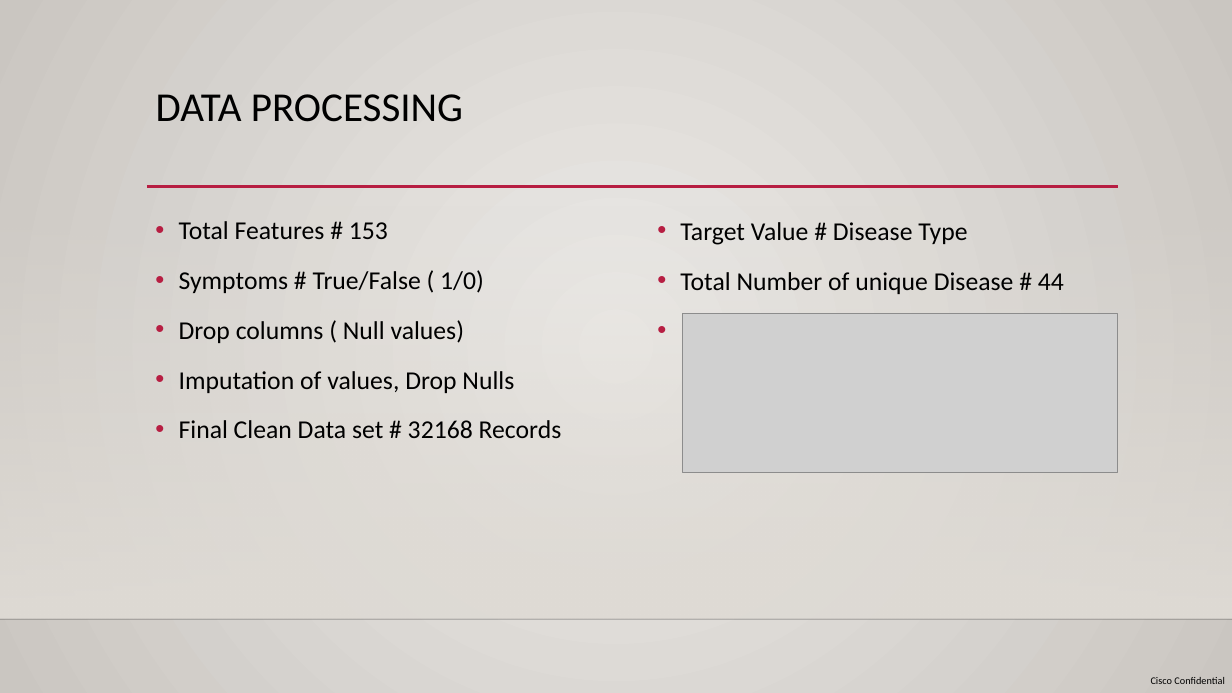
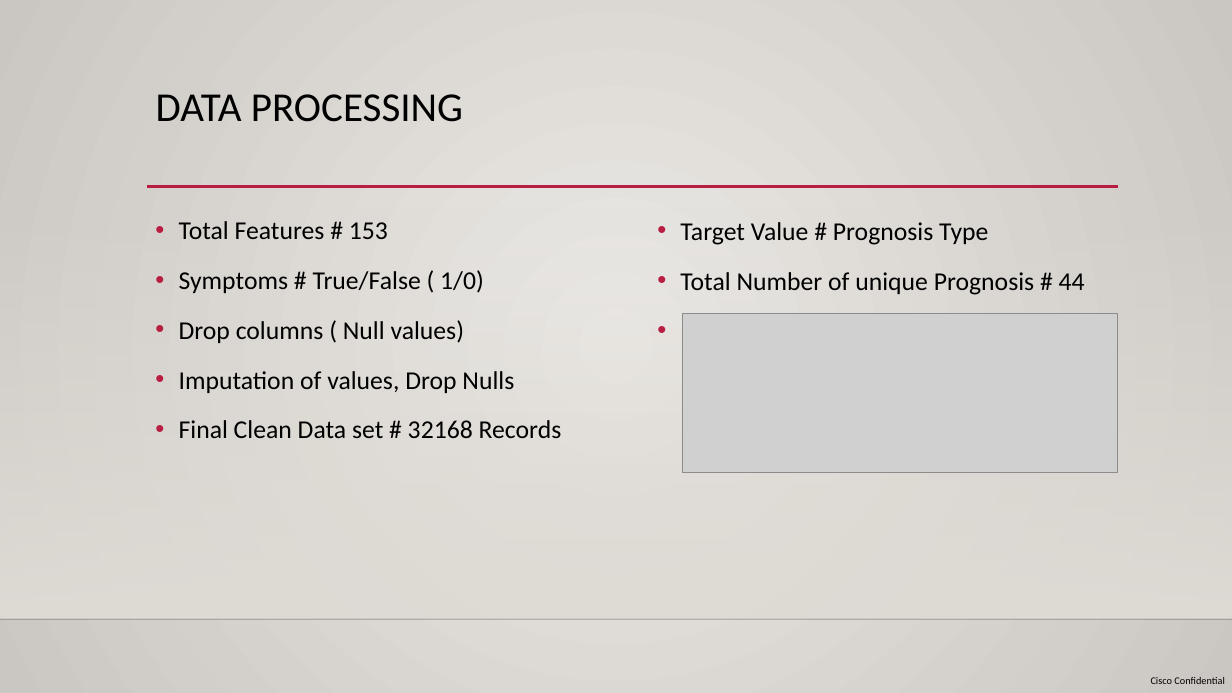
Before and after one commit to RAJESHVELAMALA/project2, a slide deck: slide 5 of Team 5 - Project 2 - Presentation.pptx. Drawn at 1232x693 pixels with LibreOffice and Linux fonts; fonts in the diff are those of the drawing; grey boxes stand for pictures; background and template pictures are left out. Boxes give left, top, right and bottom in pixels: in the first picture for what was removed or moved away, otherwise in the second. Text is boxed around its words. In the diff, an @@ line names an element or a change of style, - is before the commit and + after.

Commit message:
Changes to the slides

```diff
--- a/Team 5 - Project 2 - Presentation.pptx
+++ b/Team 5 - Project 2 - Presentation.pptx
@@ text at (x1=680, y1=222, x2=1085, y2=295): text changed @@
-• Target Value # Disease Type
-• Total Number of unique Disease # 44
+• Target Value # Prognosis Type
+• Total Number of unique Prognosis # 44
```
Also in this commit, not shown: 1 other slide changed, 1 slide added, 1 slide removed.
